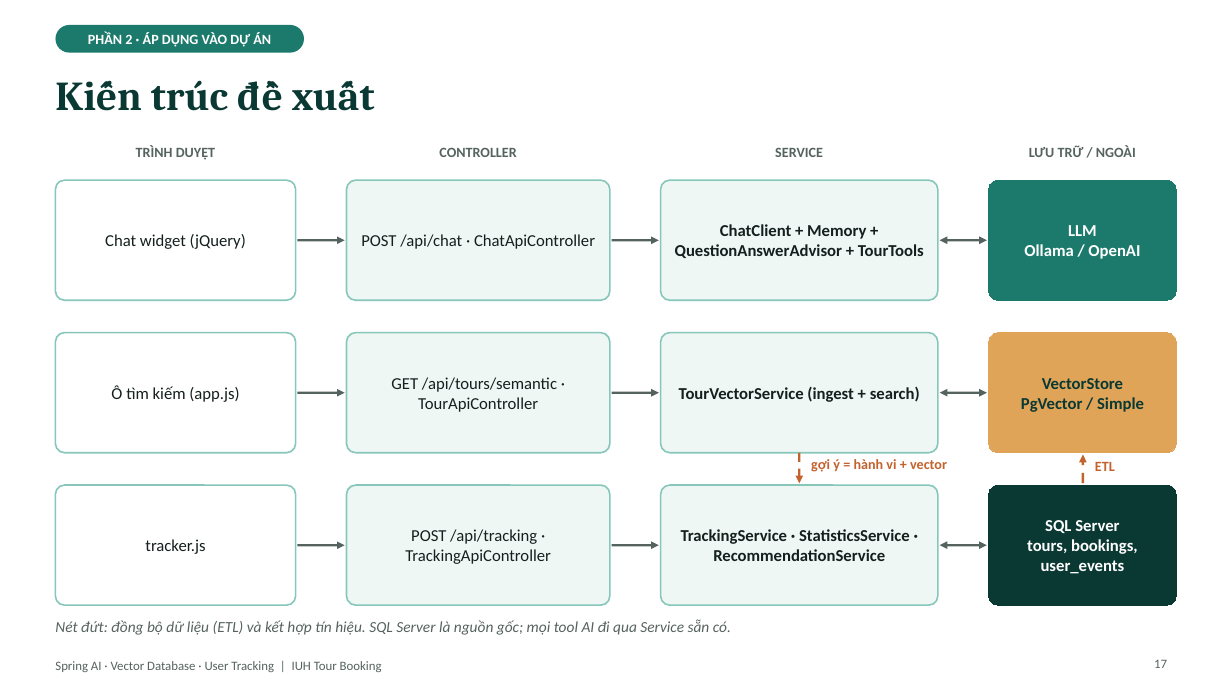
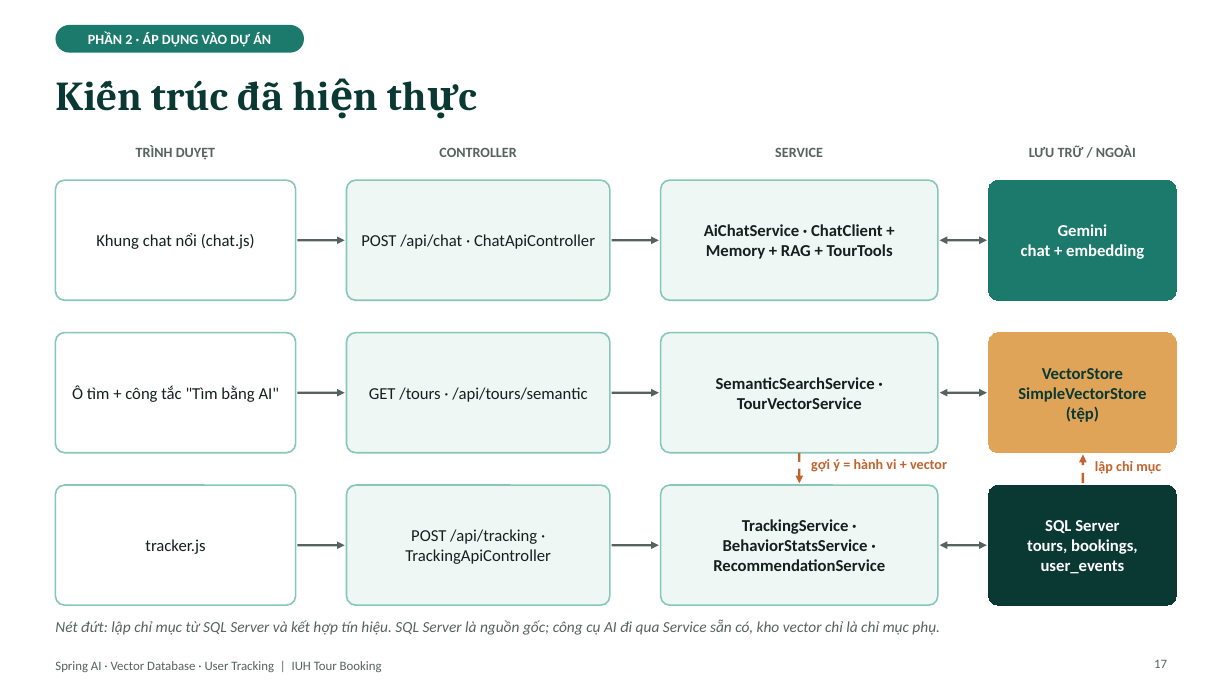
Before and after one commit to kanele05/project_www, a slide deck: slide 17 of docs/presentation/SpringAI_VectorDB_UserTracking.pptx. Drawn at 1232x693 pixels with LibreOffice and Linux fonts; fonts in the diff are those of the drawing. Boxes give left, top, right and bottom in pixels: in the first picture for what was removed or moved away, otherwise in the second. Text is boxed around its words. In the diff, an @@ line names an element or a change of style, - is before the commit and + after.

```diff
--- a/docs/presentation/SpringAI_VectorDB_UserTracking.pptx
+++ b/docs/presentation/SpringAI_VectorDB_UserTracking.pptx
@@ title at [151,80,283,111]: text changed @@
-Kiến trúc đề xuất
+Kiến trúc đã hiện thực
@@ text in rounded rectangle at [96,233,255,249]: text changed @@
-Chat widget (jQuery)
+Khung chat nổi (chat.js)
@@ text in rounded rectangle at [704,224,893,259]: text changed @@
-ChatClient + Memory + QuestionAnswerAdvisor + TourTools
+AiChatService · ChatClient + Memory + RAG + TourTools
@@ text in rounded rectangle at [1021,224,1144,259]: text changed @@
-LLM
-Ollama / OpenAI
+Gemini
+chat + embedding
@@ text in rounded rectangle at [72,385,279,402]: text changed @@
-Ô tìm kiếm (app.js)
+Ô tìm + công tắc "Tìm bằng AI"
@@ text in rounded rectangle at [369,387,587,402]: text changed @@
-GET /api/tours/semantic · TourApiController
+GET /tours · /api/tours/semantic
@@ text in rounded rectangle at [716,377,875,409]: text changed @@
-TourVectorService (ingest + search)
+SemanticSearchService · TourVectorService
@@ text in rounded rectangle at [1018,387,1146,422]: text changed @@
-PgVector / Simple
+SimpleVectorStore (tệp)
@@ text at [1095,461,1161,474]: text changed @@
-ETL
+lập chỉ mục
@@ text in rounded rectangle at [713,519,885,571]: text changed @@
-TrackingService · StatisticsService · RecommendationService
+TrackingService · BehaviorStatsService · RecommendationService
@@ text at [55,619,940,635]: text changed @@
-Nét đứt: đồng bộ dữ liệu (ETL) và kết hợp tín hiệu. SQL Server là nguồn gốc; mọi tool AI đi qua Service sẵn có.
+Nét đứt: lập chỉ mục từ SQL Server và kết hợp tín hiệu. SQL Server là nguồn gốc; công cụ AI đi qua Service sẵn có, kho vector chỉ là chỉ mục phụ.
```
Also in this commit, not shown: 20 other slides changed, 3 other files.
